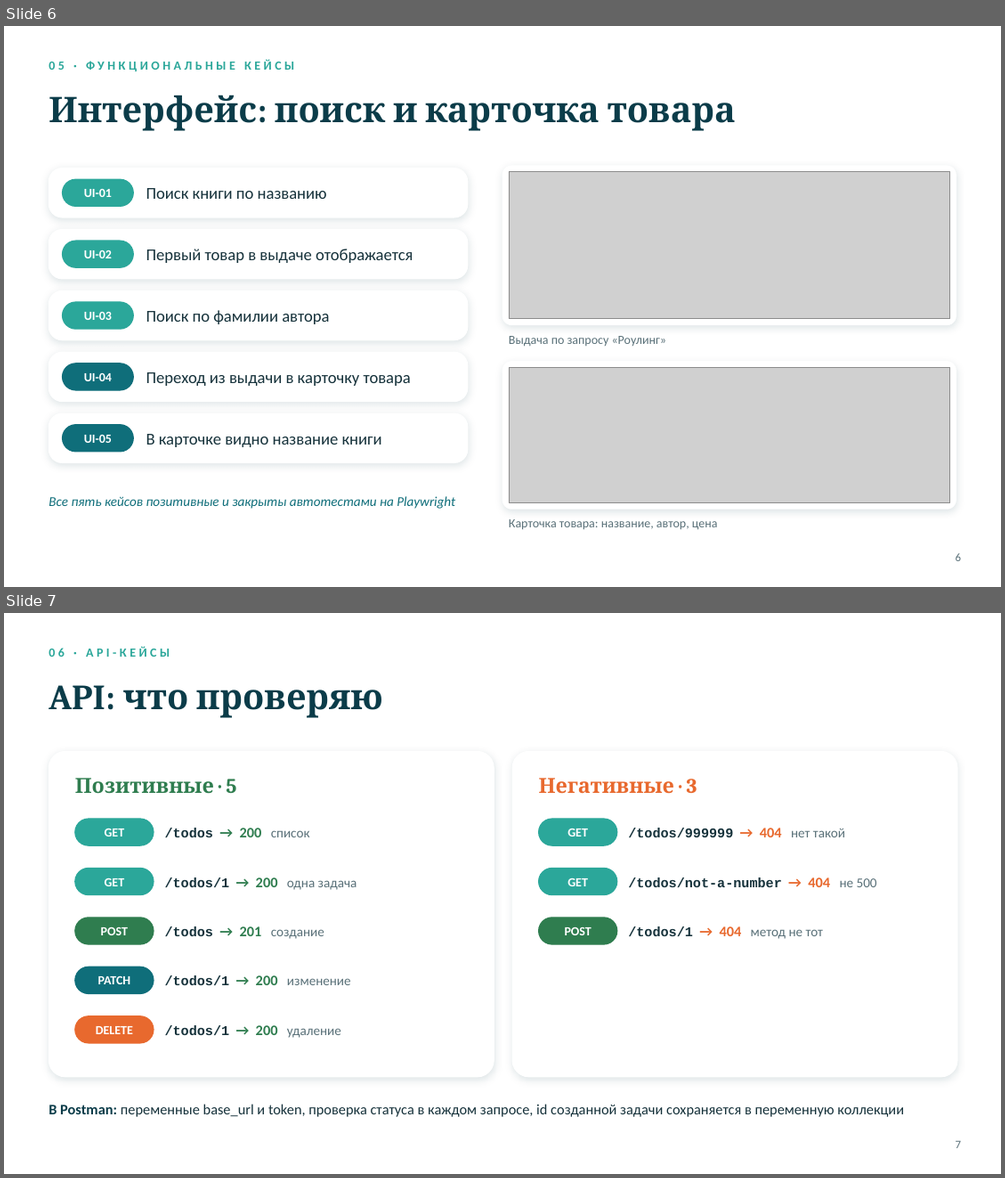
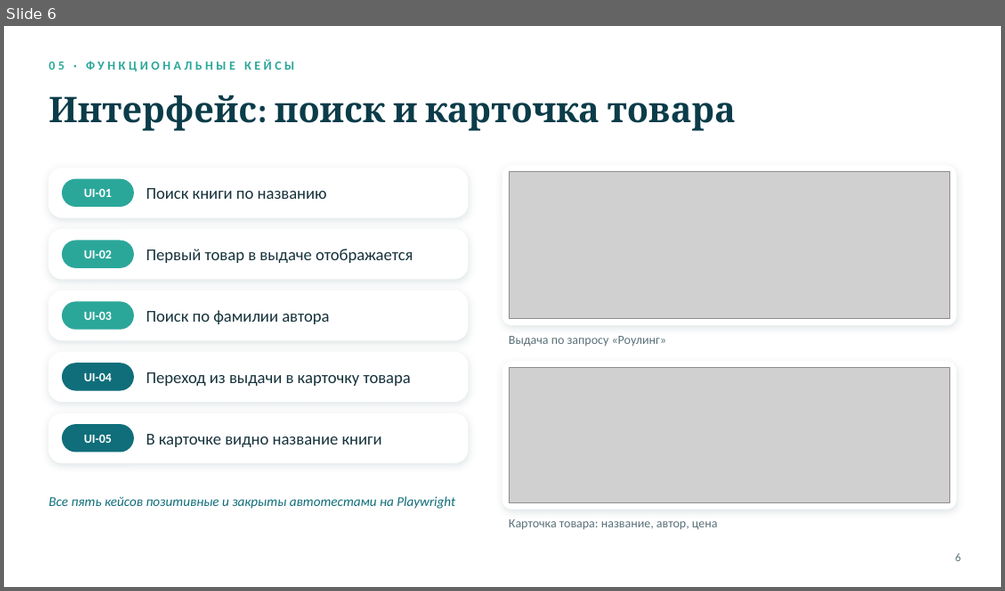
Before and after one commit to Gera-lang405/skypro-diploma-automation, a slide deck: diploma_presentation.pptx. Shown one above the other, each under a label of ours: slides 6 and 7 before the commit, slide 6 after it. The pictures are 1005x1178 and 1005x591 pixels, drawn with LibreOffice and Linux fonts; fonts in the diff are those of the drawing; grey boxes stand for pictures; background and template pictures are left out. Boxes give left, top, right and bottom in pixels: in the first picture for what was removed or moved away, otherwise in the second. Text is boxed around its words. In the diff, an @@ line names an element or a change of style, - is before the commit and + after.

Commit message:
Документы под API Читай-города: тест-кейсы, чек-лист, коллекция Postman, презентация

```diff
--- a/diploma_presentation.pptx
+++ b/diploma_presentation.pptx
@@ slide 7 removed at <box>4,613,1001,1174</box>, background picture (left out) @@
@@ text removed at <box>48,646,170,657</box> @@
-06 · API-КЕЙСЫ
@@ text removed at <box>48,685,383,718</box> @@
-API: что проверяю
@@ rounded rectangle removed at <box>48,751,494,1077</box> @@
@@ rounded rectangle removed at <box>512,751,957,1077</box> @@
@@ text removed at <box>75,778,236,794</box> @@
-Позитивные · 5
@@ text removed at <box>539,778,697,794</box> @@
-Негативные · 3
@@ rounded rectangle removed at <box>75,819,154,845</box> @@
@@ rounded rectangle removed at <box>539,819,617,845</box> @@
@@ text removed at <box>105,828,125,836</box> @@
-GET
@@ text removed at <box>165,827,310,837</box> @@
-/todos → 200 список
@@ text removed at <box>567,828,588,836</box> @@
-GET
@@ text removed at <box>628,827,845,837</box> @@
-/todos/999999 → 404 нет такой
@@ rounded rectangle removed at <box>75,868,154,895</box> @@
@@ text removed at <box>105,878,125,886</box> @@
-GET
@@ text removed at <box>165,877,357,890</box> @@
-/todos/1 → 200 одна задача
@@ rounded rectangle removed at <box>539,868,617,895</box> @@
@@ text removed at <box>567,878,588,886</box> @@
-GET
@@ text removed at <box>628,877,877,887</box> @@
-/todos/not-a-number → 404 не 500
@@ rounded rectangle removed at <box>75,917,154,944</box> @@
@@ text removed at <box>101,927,128,935</box> @@
-POST
@@ text removed at <box>165,926,324,939</box> @@
-/todos → 201 создание
@@ rounded rectangle removed at <box>539,917,617,944</box> @@
@@ text removed at <box>565,927,591,935</box> @@
-POST
@@ text removed at <box>628,926,823,939</box> @@
-/todos/1 → 404 метод не тот
@@ rounded rectangle removed at <box>75,966,154,994</box> @@
@@ text removed at <box>98,976,131,984</box> @@
-PATCH
@@ text removed at <box>165,975,351,985</box> @@
-/todos/1 → 200 изменение
@@ rounded rectangle removed at <box>75,1016,154,1043</box> @@
@@ text removed at <box>96,1026,133,1034</box> @@
-DELETE
@@ text removed at <box>165,1025,341,1038</box> @@
-/todos/1 → 200 удаление
@@ text removed at <box>48,1103,904,1117</box> @@
-В Postman: переменные base_url и token, проверка статуса в каждом запросе, id созданной задачи сохраняется в переменную коллекции
@@ text removed at <box>955,1141,961,1148</box> @@
-7
```
Also in this commit, not shown: 6 slides changed, 4 slides added, 2 other slides removed, 4 other files.
